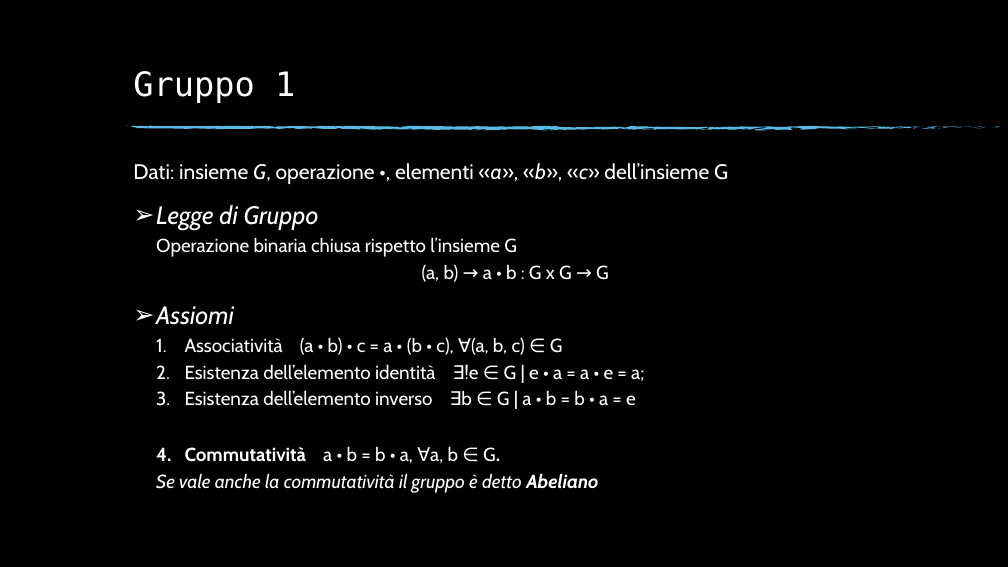
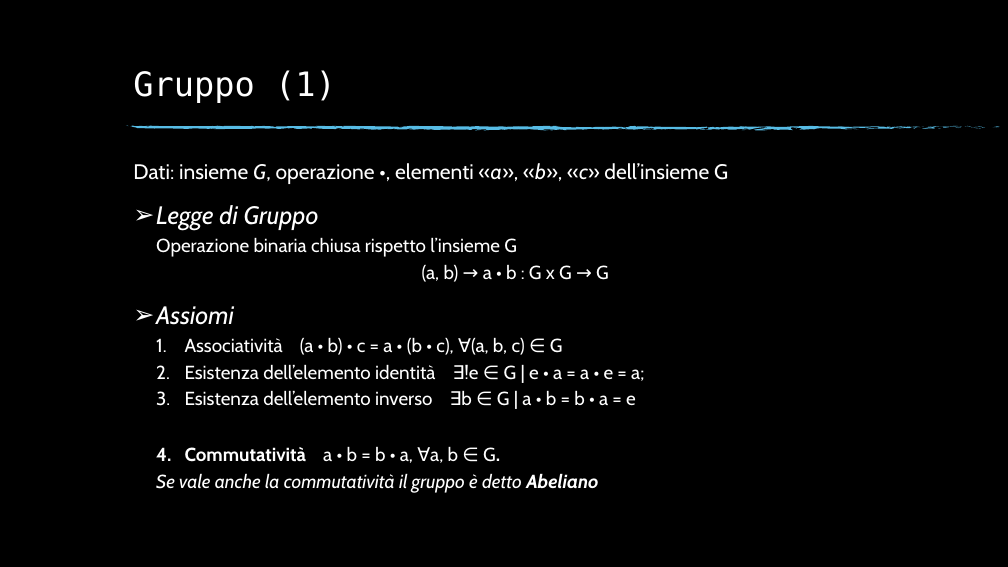
Before and after one commit to Mark692/ECC, a slide deck: slide 5 of ECC001.pptx. Drawn at 1008x567 pixels with LibreOffice and Linux fonts; fonts in the diff are those of the drawing; background and template pictures are left out. Boxes give left, top, right and bottom in pixels: in the first picture for what was removed or moved away, otherwise in the second. Text is boxed around its words. In the diff, an @@ line names an element or a change of style, - is before the commit and + after.

```diff
--- a/ECC001.pptx
+++ b/ECC001.pptx
@@ title at [133, 70, 336, 103]: text changed @@
-Gruppo 1
+Gruppo (1)
```
Also in this commit, not shown: 6 other slides changed, 9 slides added, 13 slides removed.
